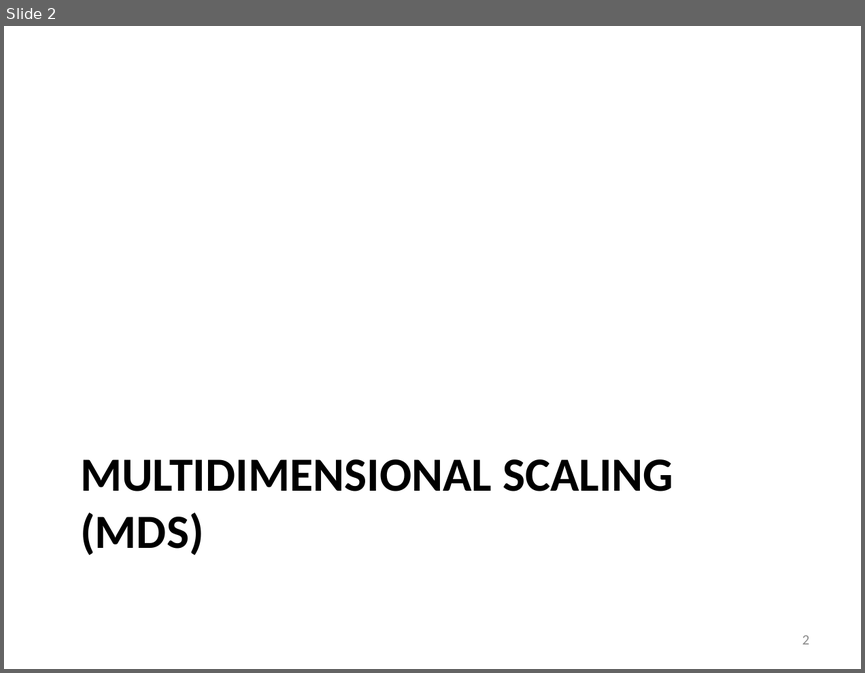
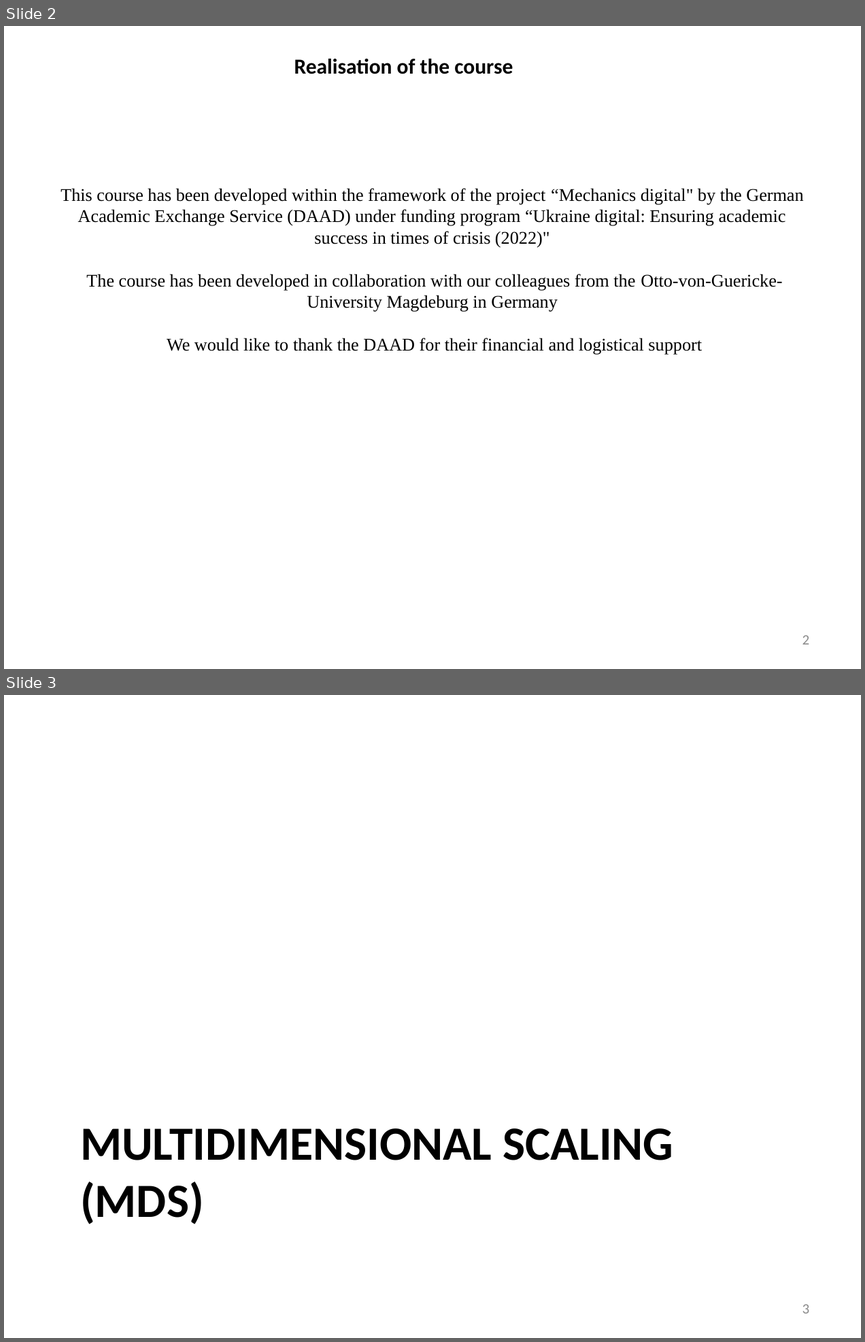
Before and after one commit to a-vodka/dv, a slide deck: dv-lec10-dimesion-reduction.pptx. Shown one above the other, each under a label of ours: slide 2 before the commit, slides 2 and 3 after it. The pictures are 865x673 and 865x1342 pixels, drawn with LibreOffice and Linux fonts; fonts in the diff are those of the drawing; background and template pictures are left out. Boxes give left, top, right and bottom in pixels: in the first picture for what was removed or moved away, otherwise in the second. Text is boxed around its words. In the diff, an @@ line names an element or a change of style, - is before the commit and + after.

```diff
--- a/dv-lec10-dimesion-reduction.pptx
+++ b/dv-lec10-dimesion-reduction.pptx
@@ slide 2 added at (4, 26, 861, 669), background picture (left out) @@
@@ title added at (294, 59, 513, 74), 18 pt, text #000000, bold @@
+Realisation of the course
@@ text added at (60, 188, 803, 354), 15 pt, text #000000 @@
+This course has been developed within the framework of the project “Mechanics digital" by the German Academic Exchange Service (DAAD) under funding program “Ukraine digital: Ensuring academic success in times of crisis (2022)"
+The course has been developed in collaboration with our colleagues from the Otto-von-Guericke-University Magdeburg in Germany
+We would like to thank the DAAD for their financial and logistical support
@@ page number added at (802, 635, 810, 644), 12 pt, text #8C8C8C @@
+2
@@ what was slide 2 is now slide 3 @@
@@ page number at (802, 1304, 810, 1313): text changed @@
-2
+3
```
Also in this commit, not shown: 1 slide changed, 2 other files.
